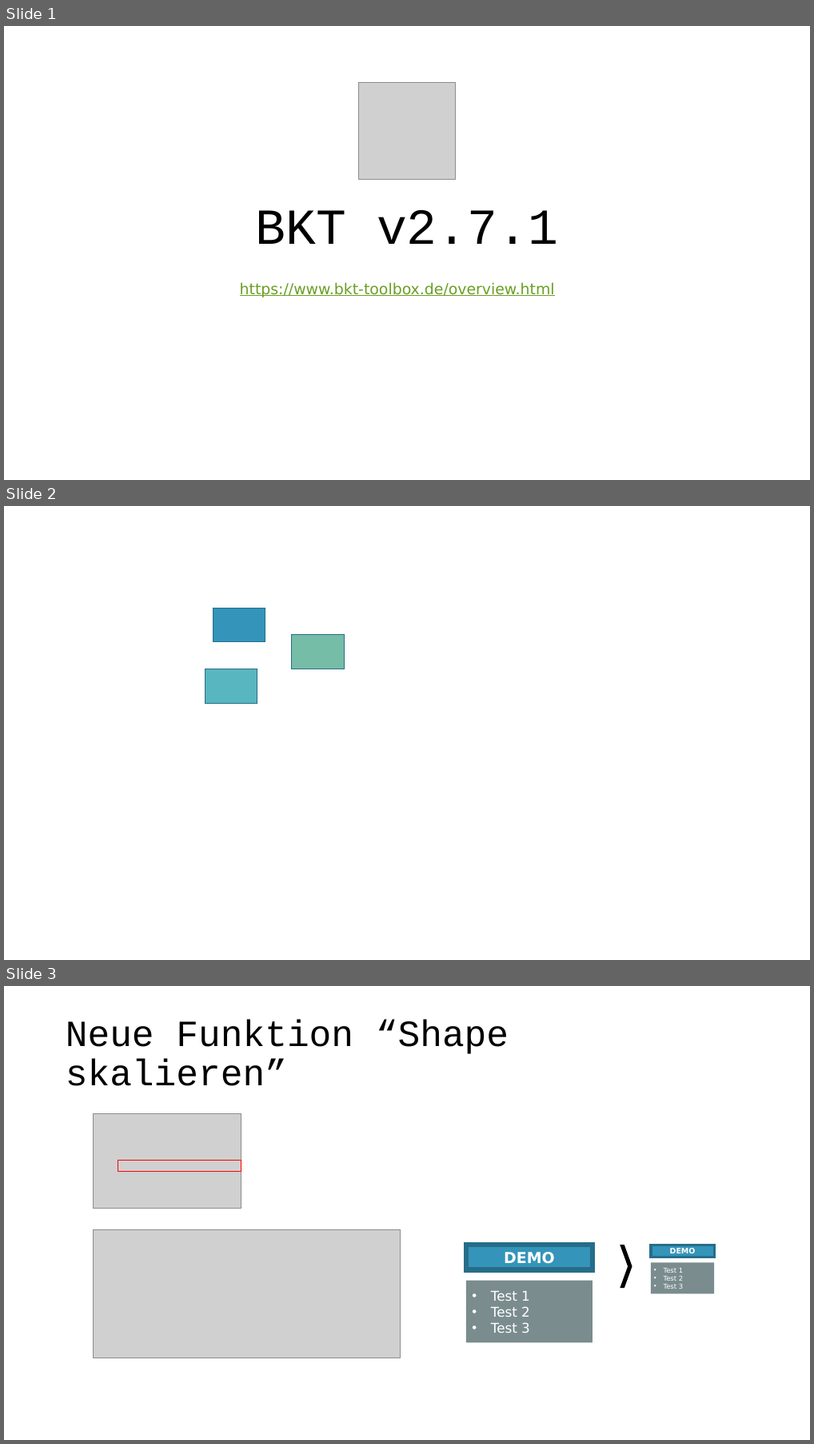
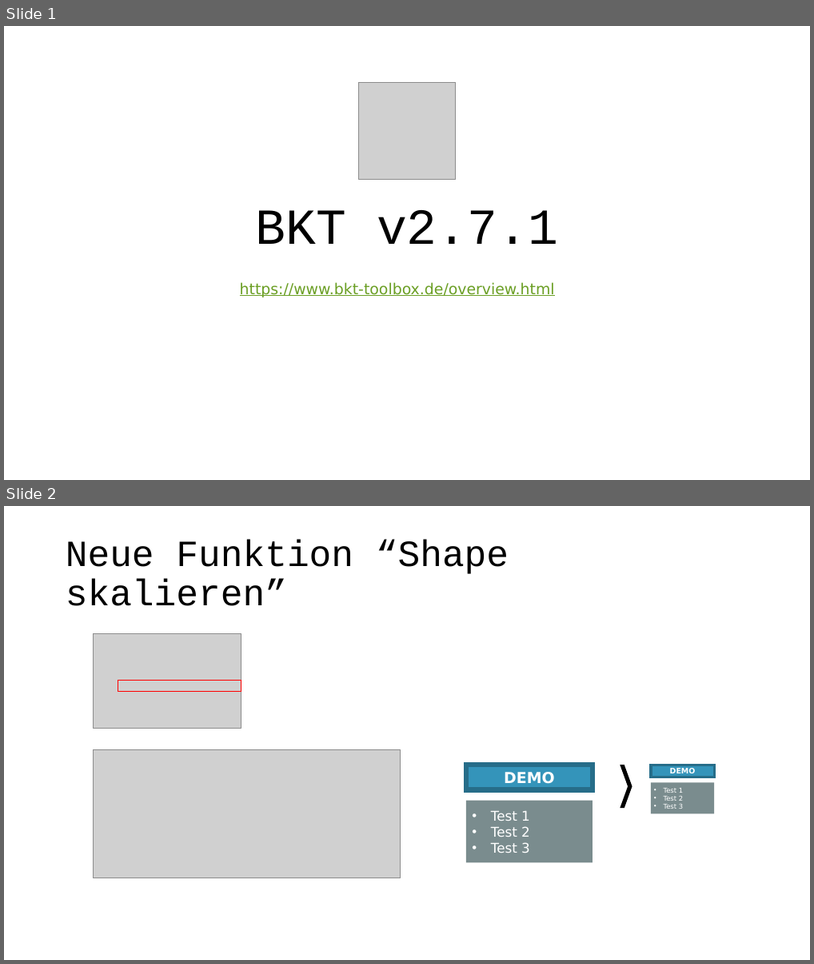
Before and after one commit to pyro-team/bkt-toolbox, a slide deck: documentation/Changelog.pptx. Shown one above the other, each under a label of ours: slides 1, 2 and 3 before the commit, slides 1 and 2 after it. The pictures are 814x1444 and 814x964 pixels, drawn with LibreOffice and Linux fonts; fonts in the diff are those of the drawing; grey boxes stand for pictures. Boxes give left, top, right and bottom in pixels: in the first picture for what was removed or moved away, otherwise in the second. Text is boxed around its words. In the diff, an @@ line names an element or a change of style, - is before the commit and + after.

```diff
--- a/documentation/Changelog.pptx
+++ b/documentation/Changelog.pptx
@@ slide 2 removed at box(4, 506, 810, 960), background #FFFFFF @@
@@ rectangle removed at box(214, 608, 266, 641) @@
@@ rectangle removed at box(292, 635, 344, 668) @@
@@ rectangle removed at box(205, 668, 257, 703) @@
@@ what was slide 3 is now slide 2 @@
```
Also in this commit, not shown: 3 slides changed, 1 slide added, 2 other slides removed.
